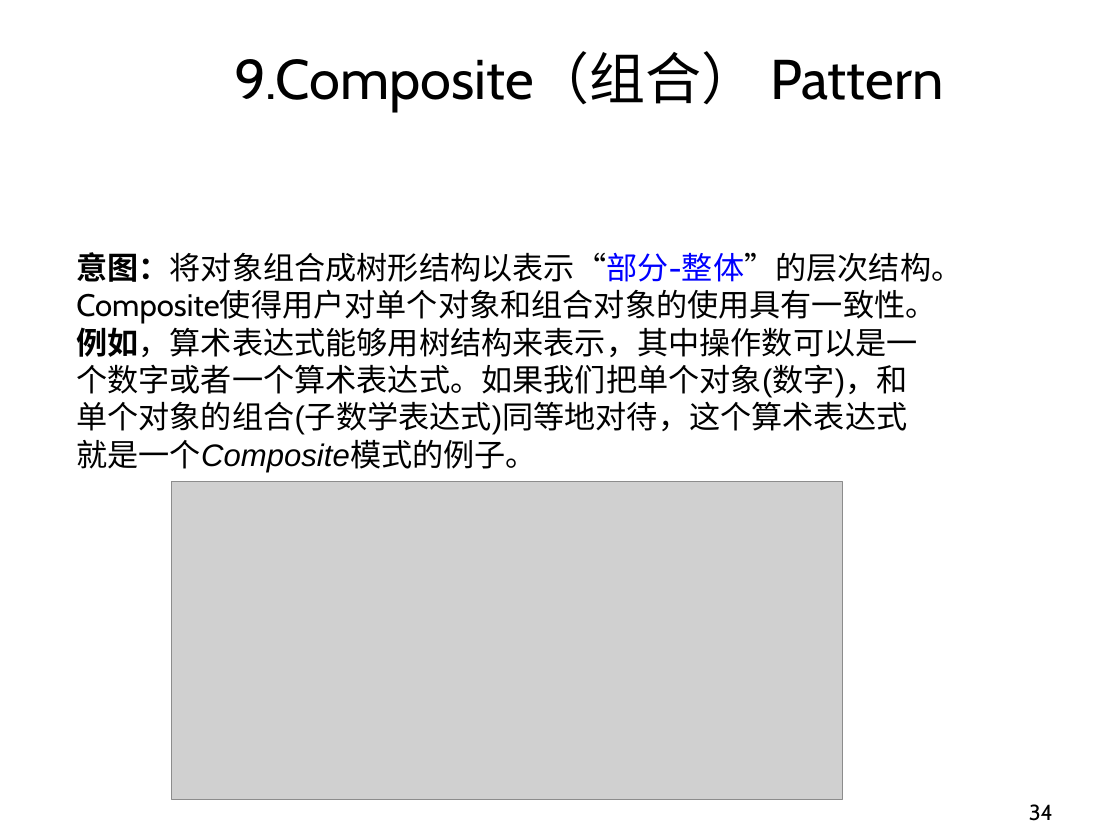
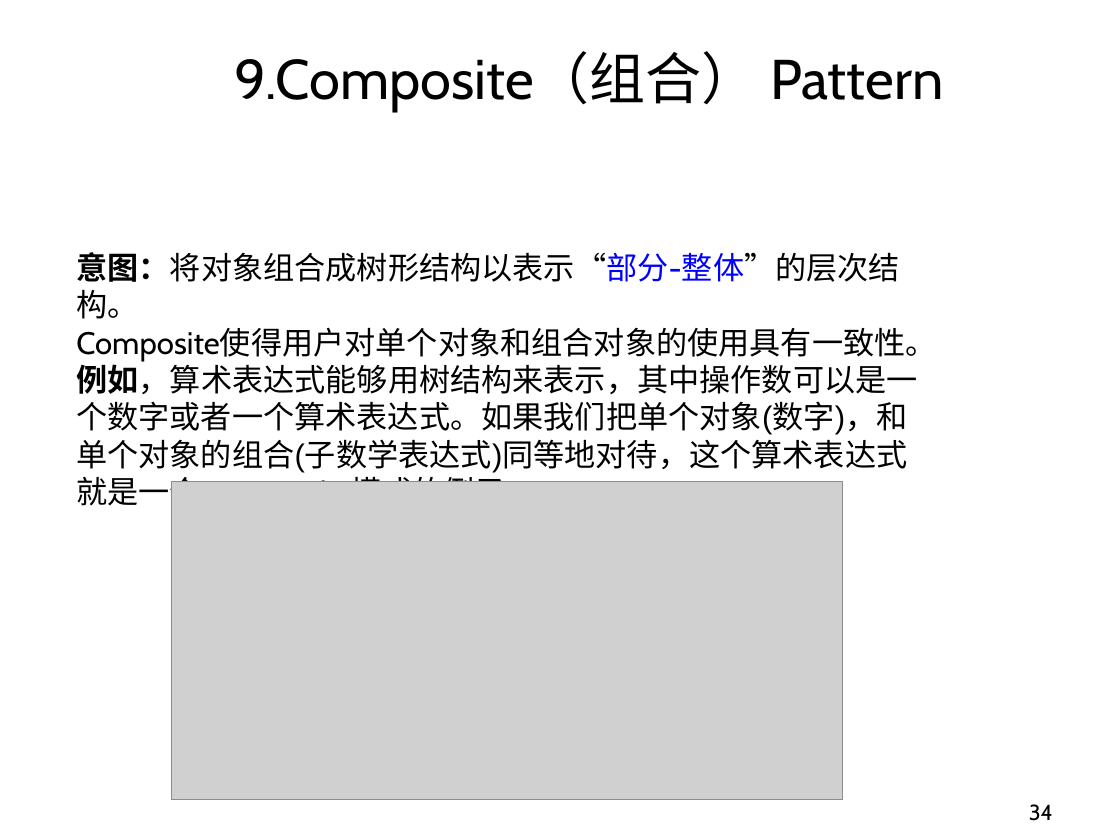
Before and after one commit to liangshanhero/sa, a slide deck: slide 34 of sa/文档/2019 软件体系结构（01）：软件设计模式-23种设计模式概述.ppt. Drawn at 1120x840 pixels with LibreOffice and Linux fonts; fonts in the diff are those of the drawing; grey boxes stand for pictures; background and template pictures are left out. Boxes give left, top, right and bottom in pixels: in the first picture for what was removed or moved away, otherwise in the second. Text is boxed around its words. In the diff, an @@ line names an element or a change of style, - is before the commit and + after.

```diff
--- a/sa/文档/2019 软件体系结构（01）：软件设计模式-23种设计模式概述.ppt
+++ b/sa/文档/2019 软件体系结构（01）：软件设计模式-23种设计模式概述.ppt
@@ text "意图：将对象组合成树形结构以表示“部分-整体”的层次结构。" rewrapped from (x1=76, y1=252, x2=962, y2=473) to (x1=76, y1=252, x2=936, y2=511) @@
```
Also in this commit, not shown: 3 other slides changed, 9 other files.
